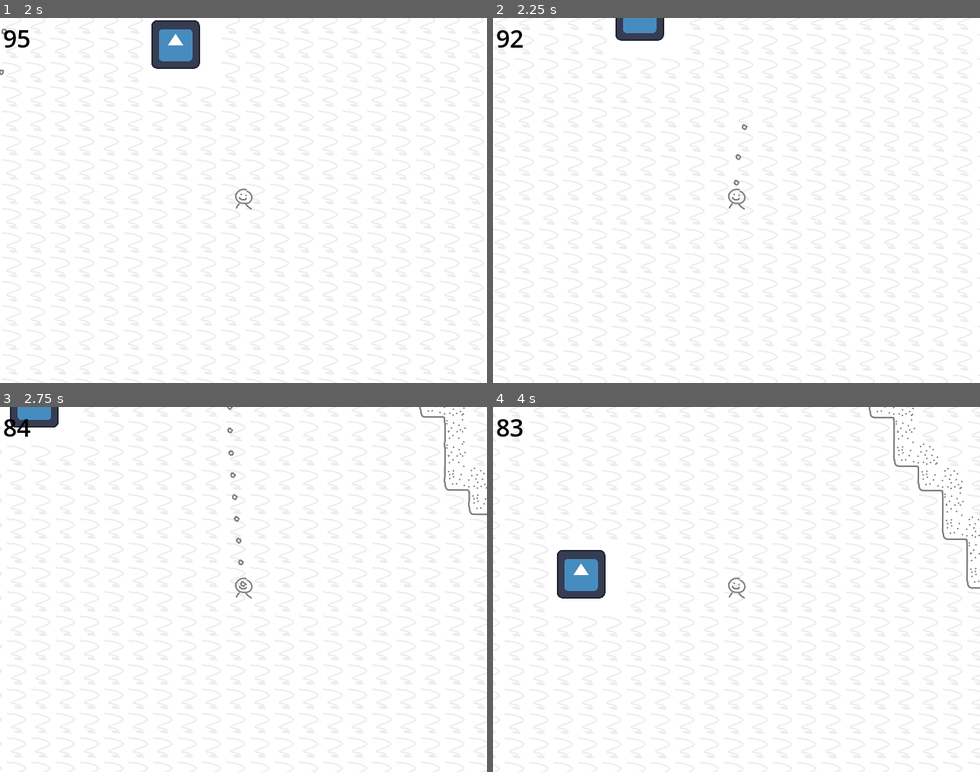
Above: before the commit, frames 1-4 (two rows, left to right).
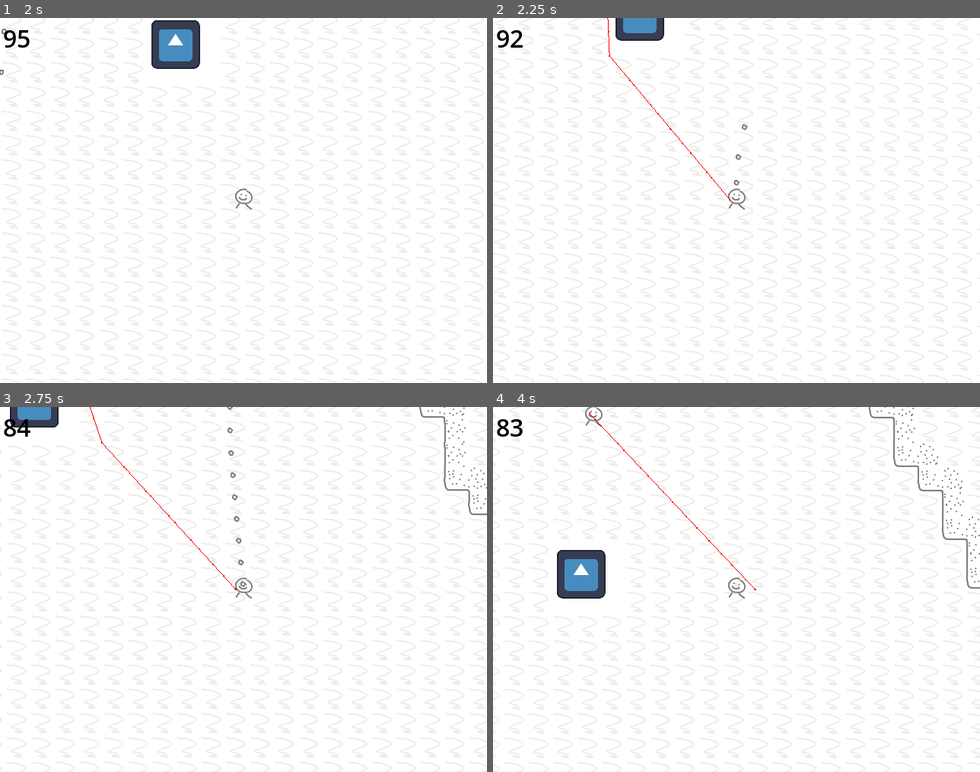
Above: after the commit, the same moments.

Repository: 3xcpy/milkyway-game
Game: Godot game, scene res://scenes/main.tscn
Two runs of this game, one before a commit and one after it. Both use one fixed random seed, a clock stepped at 60 frames per second and the inputs below. The engine's default icon, where the game draws it, is replaced by a stand-in: a white triangle on a blue panel in a dark square.
Inputs (mouse positions are in pixels of both pictures, inside the frame that each line leads up to):
- Up to frame 1 (2 s): tap Enter at 0.5 s; move the mouse to (350, 182) at 0.52 s; hold Right (move_right) 0.53-1.28 s; tap E (grab) at 0.6 s; move the mouse to (146, 218) at 1.27 s; hold S (move_down) from 1.28 s (still down); click (146, 218) at 1.35 s
- Up to frame 2 (2.25 s): move the mouse to (785, 120) at 2.02 s; release S (move_down) at 2.03 s; hold Right (move_right) from 2.03 s (still down); hold Right mouse button (shoot_2) from 2.03 s (still down)
- Up to frame 3 (2.75 s): keep holding Right (move_right); keep holding Right mouse button (shoot_2)
- Up to frame 4 (4 s): move the mouse to (712, 662) at 2.77 s; release Right (move_right) at 2.78 s; release Right mouse button (shoot_2) at 2.78 s; hold W (move_up) 2.78-3.53 s; tap Alt at 2.85 s; move the mouse to (882, 644) at 3.52 s; hold Left (move_left) from 3.53 s (still down); tap Shift at 3.6 s

Frame 1 is identical in both runs. In frame 2, less than 0.1% of the frame differs, in the area x 23-49%, y 0-50%; in frame 3, less than 0.1%; in frame 4, 0.2%, in the area x 18-55%, y 0-51%.

Commit message:
add enemy spawning

Diff:
--- a/scenes/enemy.tscn
+++ b/scenes/enemy.tscn
@@ -9,6 +9,7 @@
 [node name="Enemy" type="CharacterBody2D" groups=["Enemies"]]
 z_index = 5
 collision_layer = 6
+collision_mask = 0
 script = ExtResource("1_md0e3")
 health = 2.0
 
--- /dev/null
+++ b/scenes/enemy_spawner.tscn
@@ -0,0 +1,8 @@
+[gd_scene load_steps=3 format=3 uid="uid://bnipf6d1qju83"]
+
+[ext_resource type="Script" uid="uid://buthppuxmgv3q" path="res://scripts/enemy_spawner.gd" id="1_devoi"]
+[ext_resource type="PackedScene" uid="uid://dvdxr0vthtnah" path="res://scenes/enemy.tscn" id="2_xl0gr"]
+
+[node name="EnemySpawner" type="Node2D"]
+script = ExtResource("1_devoi")
+enemy_scene = ExtResource("2_xl0gr")
--- a/scenes/player.tscn
+++ b/scenes/player.tscn
@@ -11,7 +11,6 @@
 
 [node name="Player" type="CharacterBody2D" groups=["Player"]]
 z_index = 10
-collision_mask = 3
 script = ExtResource("1_g2els")
 speed = 600.0
 accel = 10.0
--- a/scenes/world.tscn
+++ b/scenes/world.tscn
@@ -1,9 +1,10 @@
-[gd_scene load_steps=6 format=4 uid="uid://de8qg2wita0kx"]
+[gd_scene load_steps=7 format=4 uid="uid://de8qg2wita0kx"]
 
 [ext_resource type="PackedScene" uid="uid://jwru712ywrdd" path="res://scenes/player.tscn" id="1_nnsk1"]
 [ext_resource type="TileSet" uid="uid://d15k3jwpoueht" path="res://tilesets/ground_tile_set.tres" id="2_rwgxs"]
 [ext_resource type="PackedScene" uid="uid://dvdxr0vthtnah" path="res://scenes/enemy.tscn" id="3_4wyf3"]
 [ext_resource type="PackedScene" uid="uid://4olddtuvsmyh" path="res://scenes/collector.tscn" id="4_k0juu"]
+[ext_resource type="PackedScene" uid="uid://bnipf6d1qju83" path="res://scenes/enemy_spawner.tscn" id="5_71j4m"]
 
 [sub_resource type="WorldBoundaryShape2D" id="WorldBoundaryShape2D_rwgxs"]
 
@@ -47,3 +48,6 @@
 
 [node name="Collector" parent="." instance=ExtResource("4_k0juu")]
 position = Vector2(271, -40)
+
+[node name="EnemySpawner" parent="." instance=ExtResource("5_71j4m")]
+position = Vector2(154, -760)
--- a/scripts/collector.gd
+++ b/scripts/collector.gd
@@ -6,5 +6,5 @@
 func _on_body_entered(body: Node2D) -> void:
 	if body.is_in_group("Enemies"):
 		assert(body.has_method("consume"), "Enemies need to be consumable")
-		body.consume()
-		Global.ammo += ammo_per_enemy
+		if (body.consume()):
+			Global.ammo += ammo_per_enemy
--- a/scripts/enemy.gd
+++ b/scripts/enemy.gd
@@ -70,9 +70,15 @@
 	stunned = true
 
 
-func consume() -> void:
-	# TODO: add death and animation perchance?
-	print("Consumed")
+func consume() -> bool:
+	if stunned:
+		die()
+		return true
+	return false
+
+
+func die() -> void:
+	queue_free()
 
 
 func _on_stun_timer_timeout() -> void:
--- /dev/null
+++ b/scripts/enemy_spawner.gd
@@ -0,0 +1,19 @@
+extends Node2D
+
+@export var enemy_scene: PackedScene = null
+@export var spawn_delay: float = 2.0
+
+var timer: float = 0.0
+
+
+func _physics_process(delta: float) -> void:
+	timer += delta
+	if timer >= spawn_delay:
+		spawn()
+		timer = 0.0
+
+
+func spawn() -> void:
+	var enemy: Node2D = enemy_scene.instantiate()
+	add_child(enemy)
+	enemy.global_position = global_position
Not shown, added: scripts/enemy_spawner.gd.uid
